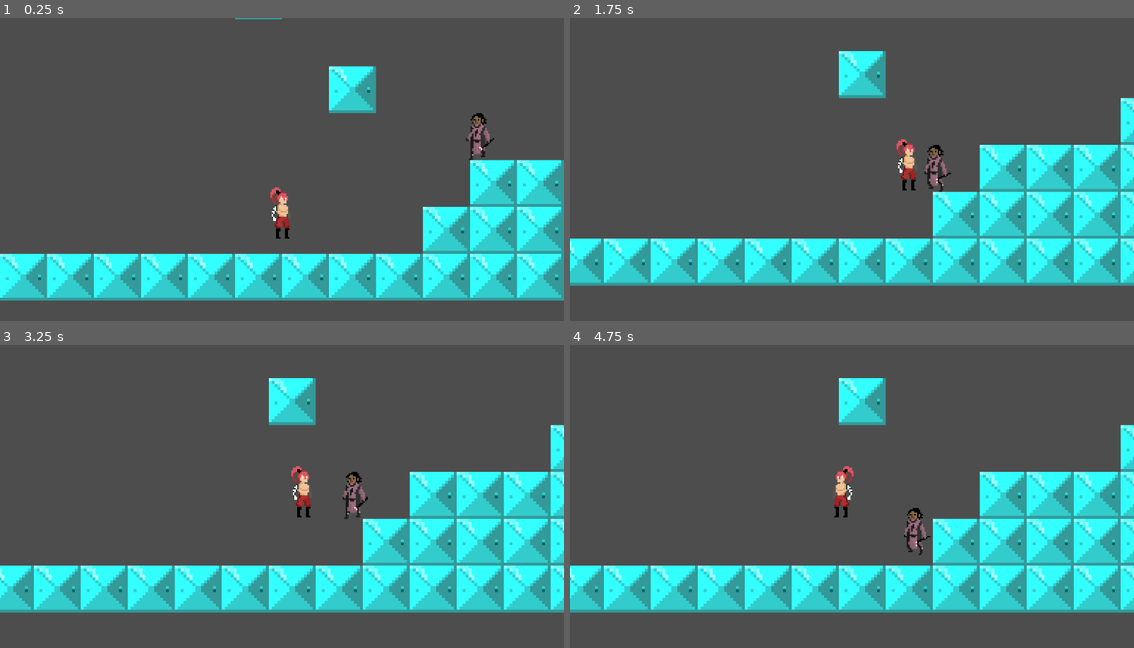
Above: before the commit, frames 1-4 (two rows, left to right).
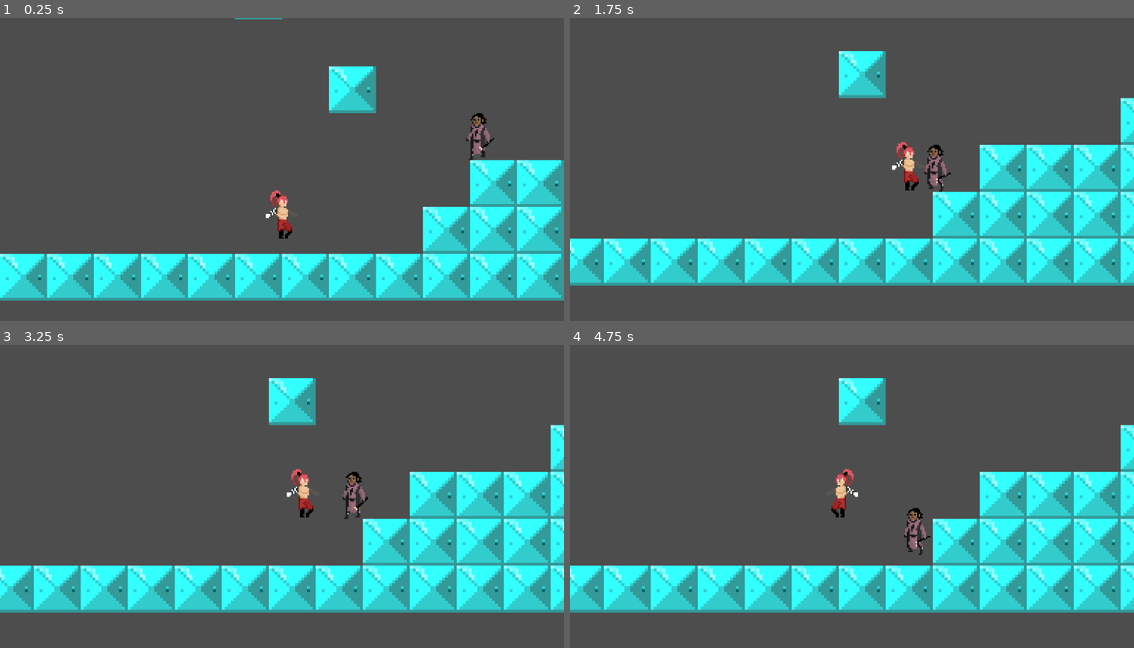
Above: after the commit, the same moments.

Repository: SHKHOR/tset
Game: Godot game, scene res://World1.tscn
Same seed, same stepped clock (60 frames per second), same inputs: the game is played once before the commit and once after it.
Inputs:
- Up to frame 1 (0.25 s): no input
- Up to frame 2 (1.75 s): hold D (right) from 0.53 s (still down); tap E (attack) at 0.6, 1.35 s; tap Space (jump) at 0.77, 1.52 s
- Up to frame 3 (3.25 s): release D (right) at 2.03 s; hold A (left) 2.03-2.78 s; tap E (attack) at 2.1, 2.85 s; hold D (right) from 2.78 s (still down); tap Space (jump) at 3.02 s
- Up to frame 4 (4.75 s): tap E (attack) at 3.6, 4.35 s; tap Space (jump) at 3.77, 4.52 s; release D (right) at 4.28 s; hold A (left) from 4.28 s (still down)

The runs differ from the first frame. In frame 1, 0.3% of the frame differs, in the area x 47-52%, y 55-73%; in frame 2, 0.3%, in the area x 57-62%, y 40-57%; in frame 3, 0.3%; in frame 4, 0.3%.

Commit message:
Add files via upload

Diff:
--- a/Mage.gd
+++ b/Mage.gd
@@ -1,5 +1,5 @@
 extends CharacterBody2D
-
+var frame = 0
 var enemy_in_attack_range = false
 var enemy_attack_cooldown = true
 @export var health : float = 10000
@@ -53,11 +53,10 @@
 			global.player_current_attack = true
 			print_debug("attack")
 			attack()
-#			attack_end()
+#
 			global.player_current_attack = false
 
-	else:
-		animation_locked = false
+
 	move_and_slide()
 	update_animation()
 	update_facing_direction()
@@ -115,15 +114,22 @@
 
 		animated_sprite.play("Attack Start Animation")
 		animation_locked = true
+		if animated_sprite.frame_changed:
+			frame += 1
+			if frame == 6:
+				attack_end()
 
-		attack_end()
+
+
 
 func attack_end():
+
+		animated_sprite.play("Attack Start Animation",false)
+
 		animation_locked = false
-#		$damage_dealing_cooldown.start()
+
 		global.player_current_attack = false
-#		print_debug("attack")
-
+		print_debug("attack")
 #		attack_in_progress = true
 
 
--- a/test/test.tscn
+++ b/test/test.tscn
@@ -8,6 +8,10 @@
 [ext_resource type="Texture2D" uid="uid://c30y1gwlrvjf7" path="res://Sprute.png" id="6_ryr5f"]
 [ext_resource type="PackedScene" uid="uid://c2p211sdya2lm" path="res://test_enemy.tscn" id="7_7t345"]
 
+[sub_resource type="AtlasTexture" id="AtlasTexture_nuo0o"]
+atlas = ExtResource("3_s4nri")
+region = Rect2(0, 0, 64, 64)
+
 [sub_resource type="AtlasTexture" id="AtlasTexture_fc3g8"]
 atlas = ExtResource("2_r7o63")
 region = Rect2(0, 0, 64, 64)
@@ -110,7 +114,10 @@
 
 [sub_resource type="SpriteFrames" id="SpriteFrames_6t4hi"]
 animations = [{
-"frames": [],
+"frames": [{
+"duration": 1.0,
+"texture": SubResource("AtlasTexture_nuo0o")
+}],
 "loop": true,
 "name": &"Attack End Animation",
 "speed": 5.0
Not shown: 1 places in test/test.tscn that only renumber resources
